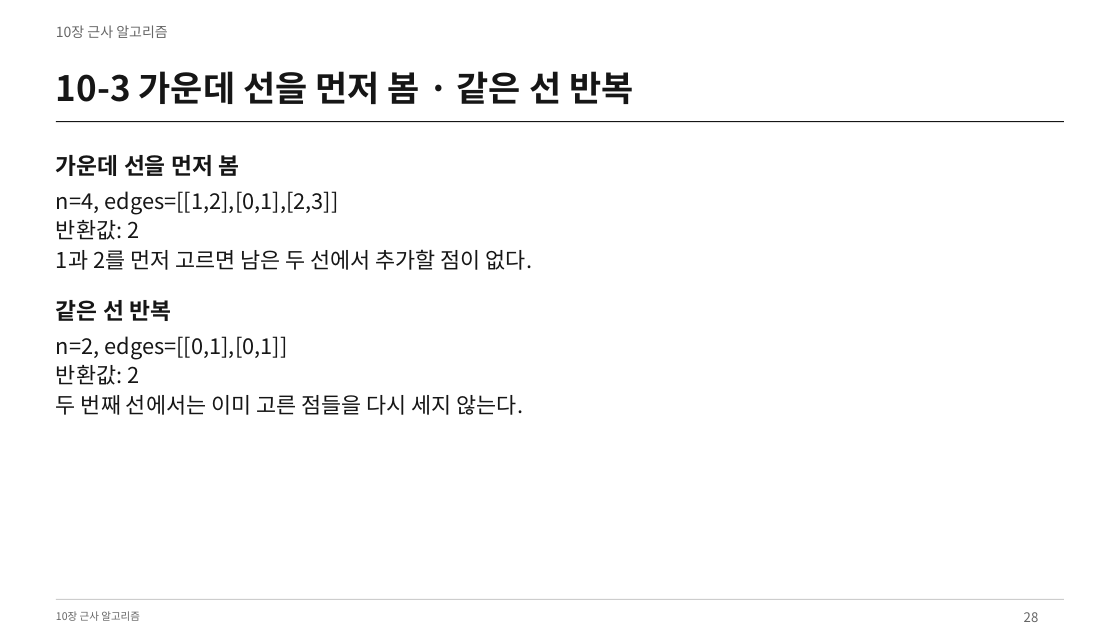
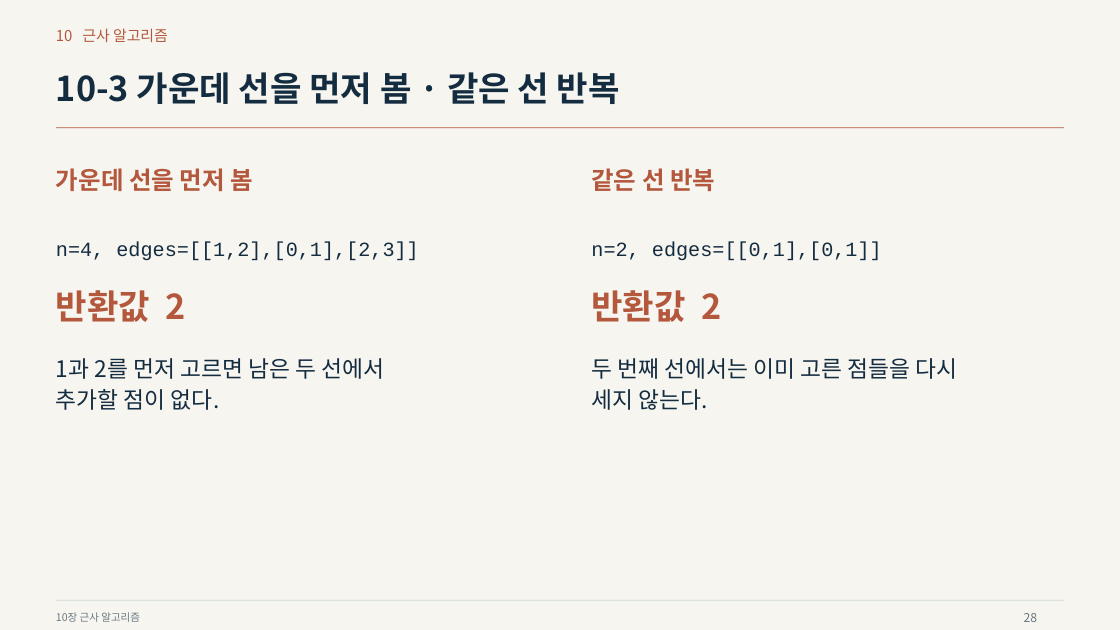
Before and after one commit to Sangdon-Park/Sangdon-Park.github.io, a slide deck: slide 28 of data/알고리즘/10장_근사_알고리즘.pptx. Drawn at 1120x630 pixels with LibreOffice and Linux fonts; fonts in the diff are those of the drawing. Boxes give left, top, right and bottom in pixels: in the first picture for what was removed or moved away, otherwise in the second. Text is boxed around its words. In the diff, an @@ line names an element or a change of style, - is before the commit and + after.

Commit message:
style: redesign final lectures with visual examples and code emphasis

```diff
--- a/data/알고리즘/10장_근사_알고리즘.pptx
+++ b/data/알고리즘/10장_근사_알고리즘.pptx
@@ background #FFFFFF to #F7F5F0 @@
@@ text at [56,28,168,42]: text changed; size 12 to 12.8 pt; text colour #666666 to #B4583D @@
-10장 근사 알고리즘
+10 근사 알고리즘
@@ text "10-3 가운데 선을 먼저 봄 ..." at [56,72,620,104]: size 30 to 29.2 pt, text colour #161616 to #142C40 @@
@@ line moved from (56, 122) - (1065, 122) to (56, 128) - (1065, 128) @@
@@ line (56, 128) - (1065, 128): stroke #161616 0.75 pt to #B4583D 0.75 pt @@
@@ text "가운데 선을 먼저 봄": place and size @@
-text "가운데 선을 먼저 봄" at [56,155,239,176]
+text "가운데 선을 먼저 봄" at [56,168,253,191]
@@ text "가운데 선을 먼저 봄" at [56,168,253,191]: size 19.5 to 21 pt, text colour #161616 to #B4583D @@
@@ text "같은 선 반복" at [591,168,715,191]: size 19.5 to 21 pt, text colour #161616 to #B4583D @@
@@ text "같은 선 반복": place and size @@
-text "같은 선 반복" at [56,300,171,321]
+text "같은 선 반복" at [591,168,715,191]
@@ text at [56,220,532,270]: paragraphs removed @@
-반환값: 2
-1과 2를 먼저 고르면 남은 두 선에서 추가할 점이 없다.
@@ text "n=4, edges=[[1,2],[0,1],[2,3]]": place and size @@
-text "n=4, edges=[[1,2],[0,1],[2,3]]" at [56,191,532,270]
+text "n=4, edges=[[1,2],[0,1],[2,3]]" at [56,242,418,261]
@@ text "n=4, edges=[[1,2],[0,1],[2,3]]" at [56,242,418,261]: size 18.8 to 17.2 pt, font Noto Sans CJK KR to Courier New, text colour #161616 to #142C40 @@
@@ text added at [591,242,882,261], 17.2 pt, text #142C40 @@
+n=2, edges=[[0,1],[0,1]]
@@ text added at [56,290,186,322], 29.2 pt, text #B4583D, bold @@
+반환값 2
@@ text added at [591,290,721,322], 29.2 pt, text #B4583D, bold @@
+반환값 2
@@ text added at [56,358,385,410], 19.5 pt, text #142C40 @@
+1과 2를 먼저 고르면 남은 두 선에서
+추가할 점이 없다.
@@ text at [591,358,958,410]: text changed; size 18.8 to 19.5 pt; text colour #161616 to #142C40 @@
-n=2, edges=[[0,1],[0,1]]
-반환값: 2
-두 번째 선에서는 이미 고른 점들을 다시 세지 않는다.
+두 번째 선에서는 이미 고른 점들을 다시
+세지 않는다.
@@ text "10장 근사 알고리즘" at [56,612,140,622]: text colour #666666 to #697983 @@
@@ line (56, 601) - (1065, 601): stroke #CDCDCD 0.75 pt to #CFD8D5 0.75 pt @@
@@ text "28" at [1024,613,1038,622]: size 11.2 to 10.5 pt, text colour #666666 to #697983 @@
```
Also in this commit, not shown: 50 other slides changed, 13 other files.
